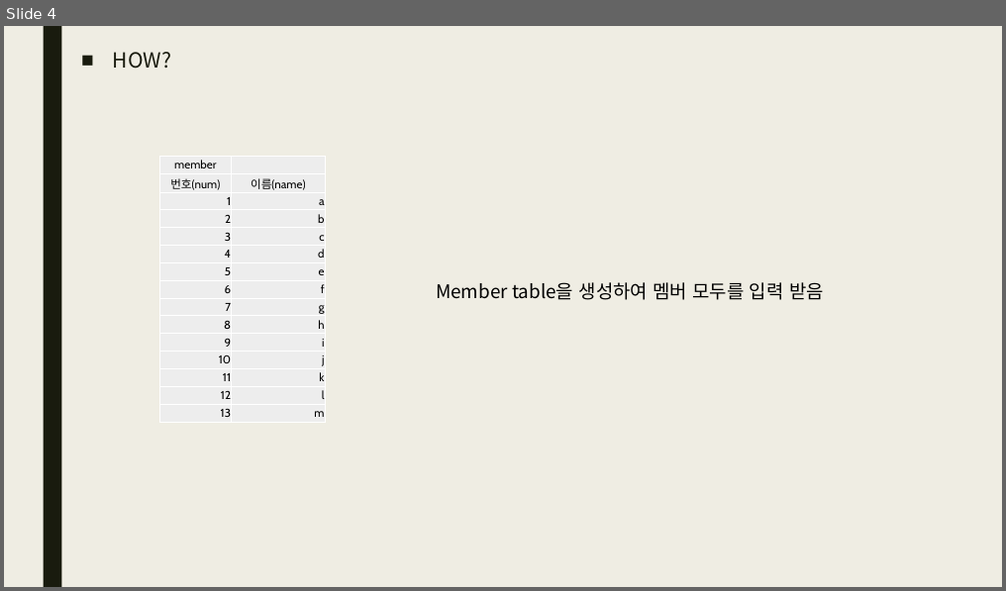
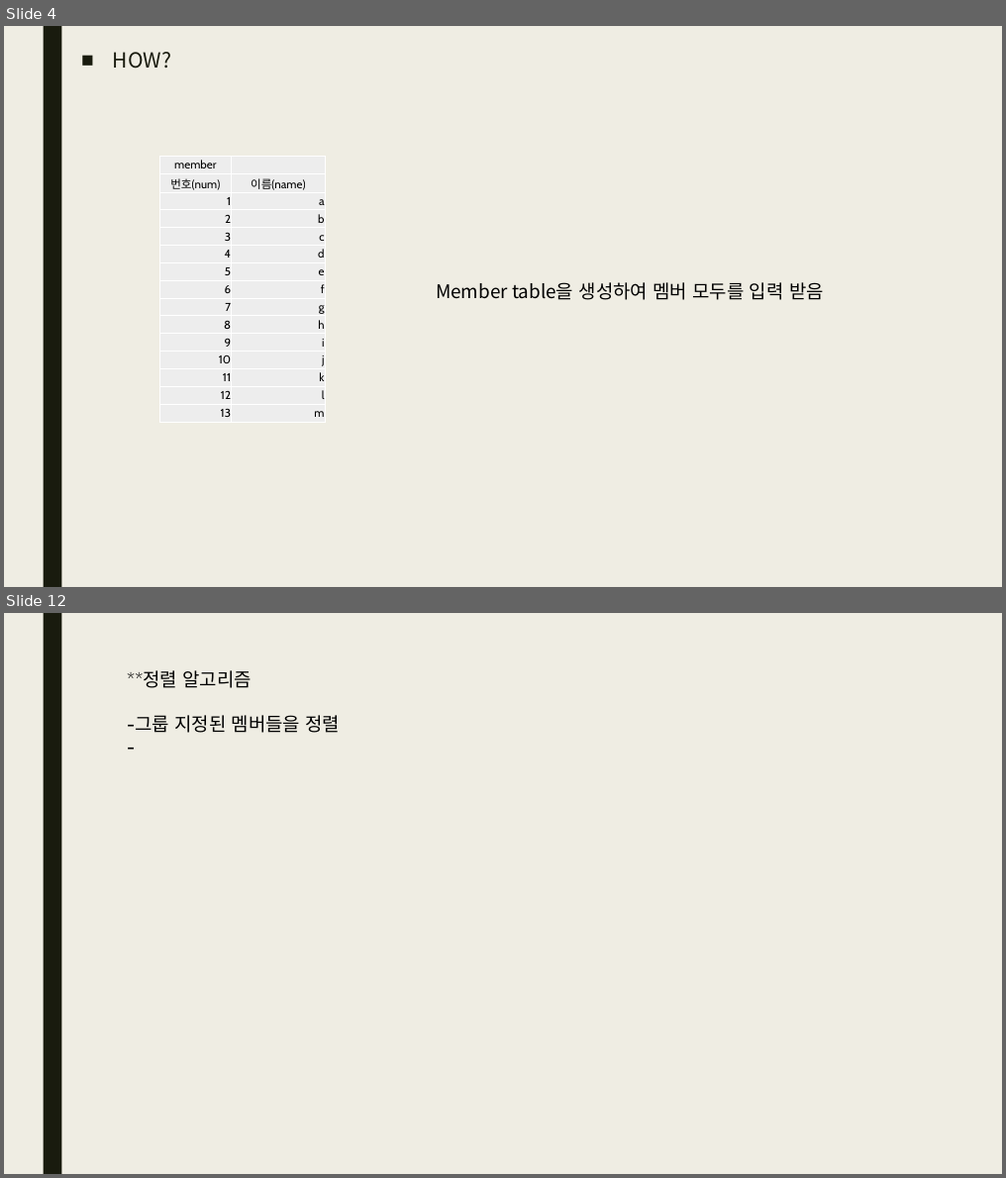
Before and after one commit to qhftkf1/02.S01_GroupMaker, a slide deck: S01_그룹 지정하기.pptx. Shown one above the other, each under a label of ours: slide 4 before the commit, slides 4 and 12 after it; the slides between them are not shown. The pictures are 1006x591 and 1006x1178 pixels, drawn with LibreOffice and Linux fonts; fonts in the diff are those of the drawing. Boxes give left, top, right and bottom in pixels: in the first picture for what was removed or moved away, otherwise in the second. Text is boxed around its words. In the diff, an @@ line names an element or a change of style, - is before the commit and + after.

```diff
--- a/S01_그룹 지정하기.pptx
+++ b/S01_그룹 지정하기.pptx
@@ slide 12 added at (4, 613, 1002, 1174), background #EFEDE3; not listed: 1 template element that a slide beside it also shows @@
@@ text added at (127, 670, 341, 733), 18 pt, text #000000 @@
+**정렬 알고리즘
+-그룹 지정된 멤버들을 정렬
+-
```
Also in this commit, not shown: 1 slide changed, 6 other slides added, 8 other files.
